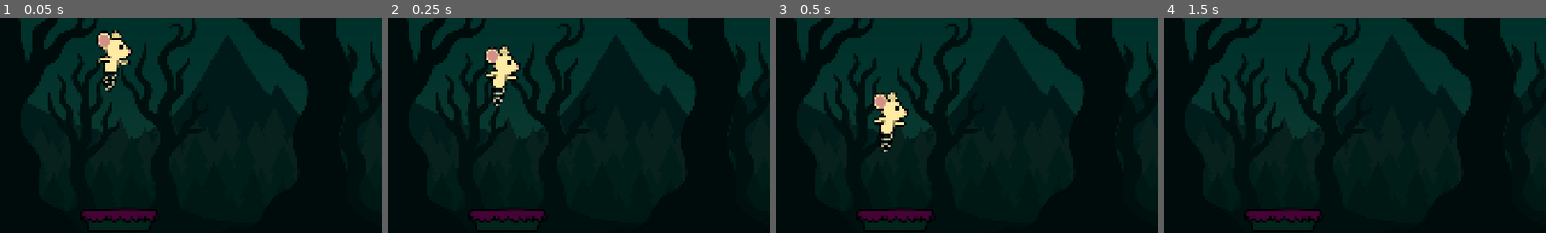
Above: before the commit, frames 1-4 (left to right).
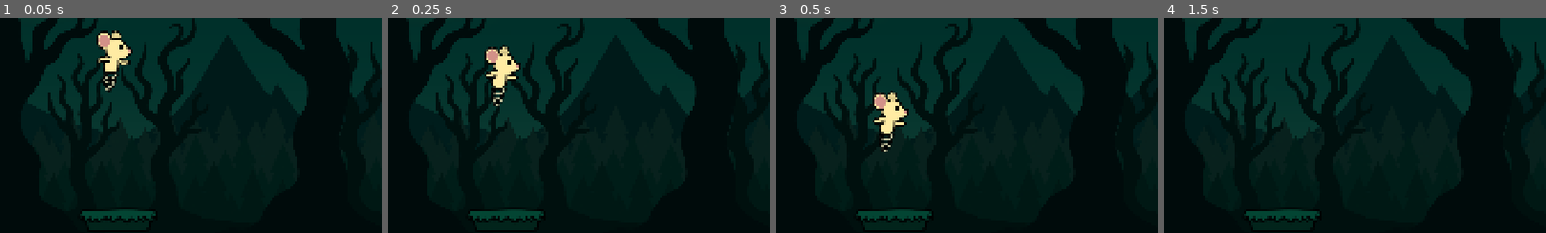
Above: after the commit, the same moments.

Repository: Vladimir-Herdman/software-dev-project-1
Game: Godot game, scene res://Scenes/main_scene.tscn
Two runs of this game, one before a commit and one after it. Both use one fixed random seed, a clock stepped at 60 frames per second and the inputs below.
Inputs:
- Up to frame 1 (0.05 s): no input
- Up to frame 2 (0.25 s): no input
- Up to frame 3 (0.5 s): no input
- Up to frame 4 (1.5 s): hold Right (ui_right) from 0.53 s (still down)
The pictures show only the part of the screen within x 30-80%, y 40-90%; the shares and areas given below are measured in that part.

The runs differ from the first frame. In frame 1, 0.8% of the frame differs, in the area x 21-42%, y 88-97%; in frame 2, 0.8%; in frame 3, 0.8%; in frame 4, 0.8%.

Commit message:
PlatformManager

Diff:
--- /dev/null
+++ b/Scenes/basic_platform.tscn
@@ -0,0 +1,15 @@
+[gd_scene load_steps=3 format=3 uid="uid://bgf2akvq5djcv"]
+
+[ext_resource type="Texture2D" uid="uid://c1i3qu5a7wh0n" path="res://Sprites/Spooky_Platform_2.png" id="1_abi2v"]
+
+[sub_resource type="RectangleShape2D" id="RectangleShape2D_r8ipd"]
+size = Vector2(174, 47)
+
+[node name="Basic_Platform" type="StaticBody2D"]
+
+[node name="SpookyPlatform1" type="Sprite2D" parent="."]
+texture = ExtResource("1_abi2v")
+
+[node name="CollisionShape2D" type="CollisionShape2D" parent="."]
+position = Vector2(-1, 5.5)
+shape = SubResource("RectangleShape2D_r8ipd")
--- /dev/null
+++ b/Scenes/bouncy_platform.tscn
@@ -0,0 +1,16 @@
+[gd_scene load_steps=3 format=3 uid="uid://ojkwx5rcpphm"]
+
+[ext_resource type="Texture2D" uid="uid://i0pp57qxf5ms" path="res://Sprites/Spooky_Platform_1.png" id="1_s80op"]
+
+[sub_resource type="RectangleShape2D" id="RectangleShape2D_r8ipd"]
+size = Vector2(174, 47)
+
+[node name="Basic_Platform" type="StaticBody2D"]
+
+[node name="SpookyPlatform1" type="Sprite2D" parent="."]
+position = Vector2(-1, -35)
+texture = ExtResource("1_s80op")
+
+[node name="CollisionShape2D" type="CollisionShape2D" parent="."]
+position = Vector2(-1, 5.5)
+shape = SubResource("RectangleShape2D_r8ipd")
--- /dev/null
+++ b/Scenes/environment.tscn
@@ -0,0 +1,44 @@
+[gd_scene load_steps=9 format=3 uid="uid://bolfwqgeb84b2"]
+
+[ext_resource type="Texture2D" uid="uid://nqf8d5gt1g8u" path="res://Sprites/Spooky_mountains1.png" id="1_2qofk"]
+[ext_resource type="Texture2D" uid="uid://dbj7ly5gtgtrg" path="res://Sprites/Spooky_mountains2.png" id="2_c24xt"]
+[ext_resource type="Texture2D" uid="uid://cigaf4yf8rxmy" path="res://Sprites/Spooky_pines1.png" id="3_dil0r"]
+[ext_resource type="Texture2D" uid="uid://dio2l3432613j" path="res://Sprites/Spooky_pines2.png" id="4_qyfso"]
+[ext_resource type="Texture2D" uid="uid://dqoe85g4phmqs" path="res://Sprites/Spooky_pines3.png" id="5_a6njs"]
+[ext_resource type="Texture2D" uid="uid://bcs8sa3wjcl82" path="res://Sprites/Spooky_trees1.png" id="6_4p6ii"]
+[ext_resource type="Texture2D" uid="uid://dr8neevu0mq3h" path="res://Sprites/Spooky_trees2.png" id="7_168uk"]
+[ext_resource type="Texture2D" uid="uid://bw3j0qyk54uyy" path="res://Sprites/Spooky_treeTops.png" id="8_w4qwi"]
+
+[node name="Environment" type="Node2D"]
+
+[node name="SpookyMountains1" type="Sprite2D" parent="."]
+position = Vector2(960, 540)
+texture = ExtResource("1_2qofk")
+
+[node name="SpookyMountains2" type="Sprite2D" parent="."]
+position = Vector2(960, 540)
+texture = ExtResource("2_c24xt")
+
+[node name="SpookyPines1" type="Sprite2D" parent="."]
+position = Vector2(960, 540)
+texture = ExtResource("3_dil0r")
+
+[node name="SpookyPines2" type="Sprite2D" parent="."]
+position = Vector2(960, 540)
+texture = ExtResource("4_qyfso")
+
+[node name="SpookyPines3" type="Sprite2D" parent="."]
+position = Vector2(960, 540)
+texture = ExtResource("5_a6njs")
+
+[node name="SpookyTrees1" type="Sprite2D" parent="."]
+position = Vector2(960, 540)
+texture = ExtResource("6_4p6ii")
+
+[node name="SpookyTrees2" type="Sprite2D" parent="."]
+position = Vector2(960, 540)
+texture = ExtResource("7_168uk")
+
+[node name="SpookyTreeTops" type="Sprite2D" parent="."]
+position = Vector2(950, -529)
+texture = ExtResource("8_w4qwi")
--- a/basic_platform.tscn
+++ b/Scenes/falling_platform.tscn
@@ -1,6 +1,6 @@
-[gd_scene load_steps=3 format=3 uid="uid://bgf2akvq5djcv"]
+[gd_scene load_steps=3 format=3 uid="uid://bf570phjl1rnq"]
 
-[ext_resource type="Texture2D" uid="uid://i0pp57qxf5ms" path="res://Sprites/Spooky_Platform_1.png" id="1_g27h8"]
+[ext_resource type="Texture2D" uid="uid://ts4o83flmlvt" path="res://Sprites/Spooky_Platform_3.png" id="1_1j650"]
 
 [sub_resource type="RectangleShape2D" id="RectangleShape2D_r8ipd"]
 size = Vector2(174, 47)
@@ -8,8 +8,8 @@
 [node name="Basic_Platform" type="StaticBody2D"]
 
 [node name="SpookyPlatform1" type="Sprite2D" parent="."]
-position = Vector2(-1, -35)
-texture = ExtResource("1_g27h8")
+position = Vector2(-2, -2)
+texture = ExtResource("1_1j650")
 
 [node name="CollisionShape2D" type="CollisionShape2D" parent="."]
 position = Vector2(-1, 5.5)
--- a/Scenes/main_scene.tscn
+++ b/Scenes/main_scene.tscn
@@ -1,17 +1,12 @@
-[gd_scene load_steps=14 format=3 uid="uid://d1x3q5j07e6wc"]
+[gd_scene load_steps=9 format=3 uid="uid://d1x3q5j07e6wc"]
 
 [ext_resource type="Texture2D" uid="uid://ogxbfy4fjpyb" path="res://Sprites/Spooky_bg.png" id="1_52fb6"]
 [ext_resource type="Texture2D" uid="uid://q13o1o3jbkvg" path="res://Sprites/Spooky_moon.png" id="2_mai8y"]
-[ext_resource type="Texture2D" uid="uid://nqf8d5gt1g8u" path="res://Sprites/Spooky_mountains1.png" id="3_76v2p"]
-[ext_resource type="Texture2D" uid="uid://dbj7ly5gtgtrg" path="res://Sprites/Spooky_mountains2.png" id="4_drdnd"]
-[ext_resource type="Texture2D" uid="uid://cigaf4yf8rxmy" path="res://Sprites/Spooky_pines1.png" id="5_ioaeq"]
-[ext_resource type="Texture2D" uid="uid://dio2l3432613j" path="res://Sprites/Spooky_pines2.png" id="6_7ewk0"]
-[ext_resource type="Texture2D" uid="uid://dqoe85g4phmqs" path="res://Sprites/Spooky_pines3.png" id="7_lhp3t"]
-[ext_resource type="Texture2D" uid="uid://bcs8sa3wjcl82" path="res://Sprites/Spooky_trees1.png" id="8_gnsmo"]
-[ext_resource type="Texture2D" uid="uid://dr8neevu0mq3h" path="res://Sprites/Spooky_trees2.png" id="9_psl12"]
-[ext_resource type="Texture2D" uid="uid://bw3j0qyk54uyy" path="res://Sprites/Spooky_treeTops.png" id="10_2ebs2"]
-[ext_resource type="PackedScene" uid="uid://ddmcubcmtcg5g" path="res://Player.tscn" id="11_76v2p"]
-[ext_resource type="PackedScene" uid="uid://bgf2akvq5djcv" path="res://basic_platform.tscn" id="12_drdnd"]
+[ext_resource type="PackedScene" uid="uid://bolfwqgeb84b2" path="res://Scenes/environment.tscn" id="6_6ev3c"]
+[ext_resource type="Script" uid="uid://di0x808i5hher" path="res://Scripts/PlatformManager.gd" id="7_huasi"]
+[ext_resource type="PackedScene" uid="uid://ojkwx5rcpphm" path="res://Scenes/bouncy_platform.tscn" id="8_m1efj"]
+[ext_resource type="PackedScene" uid="uid://ddmcubcmtcg5g" path="res://Scenes/Player.tscn" id="11_76v2p"]
+[ext_resource type="PackedScene" uid="uid://bgf2akvq5djcv" path="res://Scenes/basic_platform.tscn" id="12_drdnd"]
 [ext_resource type="Script" uid="uid://b4b8vpovts0o6" path="res://Scripts/Player/PlayerConroller.gd" id="12_ioaeq"]
 
 [node name="MainScene" type="Node2D"]
@@ -24,37 +19,7 @@
 position = Vector2(960, 420)
 texture = ExtResource("2_mai8y")
 
-[node name="SpookyMountains1" type="Sprite2D" parent="."]
-position = Vector2(960, 540)
-texture = ExtResource("3_76v2p")
-
-[node name="SpookyMountains2" type="Sprite2D" parent="."]
-position = Vector2(960, 540)
-texture = ExtResource("4_drdnd")
-
-[node name="SpookyPines1" type="Sprite2D" parent="."]
-position = Vector2(960, 540)
-texture = ExtResource("5_ioaeq")
-
-[node name="SpookyPines2" type="Sprite2D" parent="."]
-position = Vector2(960, 540)
-texture = ExtResource("6_7ewk0")
-
-[node name="SpookyPines3" type="Sprite2D" parent="."]
-position = Vector2(960, 540)
-texture = ExtResource("7_lhp3t")
-
-[node name="SpookyTrees1" type="Sprite2D" parent="."]
-position = Vector2(960, 540)
-texture = ExtResource("8_gnsmo")
-
-[node name="SpookyTrees2" type="Sprite2D" parent="."]
-position = Vector2(960, 540)
-texture = ExtResource("9_psl12")
-
-[node name="SpookyTreeTops" type="Sprite2D" parent="."]
-position = Vector2(950, -529)
-texture = ExtResource("10_2ebs2")
+[node name="Environment" parent="." instance=ExtResource("6_6ev3c")]
 
 [node name="Player" parent="." instance=ExtResource("11_76v2p")]
 position = Vector2(860, 540)
@@ -62,3 +27,8 @@
 
 [node name="Basic_Platform" parent="." instance=ExtResource("12_drdnd")]
 position = Vector2(874, 941)
+
+[node name="PlatformManager" type="Node2D" parent="."]
+script = ExtResource("7_huasi")
+basicPlatform = ExtResource("12_drdnd")
+bouncyPlatform = ExtResource("8_m1efj")
--- /dev/null
+++ b/Scenes/moving_platform.tscn
@@ -0,0 +1,16 @@
+[gd_scene load_steps=3 format=3 uid="uid://dqcukp5h1wkr4"]
+
+[ext_resource type="Texture2D" uid="uid://ts4o83flmlvt" path="res://Sprites/Spooky_Platform_3.png" id="1_vvyo4"]
+
+[sub_resource type="RectangleShape2D" id="RectangleShape2D_r8ipd"]
+size = Vector2(174, 47)
+
+[node name="Basic_Platform" type="StaticBody2D"]
+
+[node name="SpookyPlatform1" type="Sprite2D" parent="."]
+position = Vector2(-2, -2)
+texture = ExtResource("1_vvyo4")
+
+[node name="CollisionShape2D" type="CollisionShape2D" parent="."]
+position = Vector2(-1, 5.5)
+shape = SubResource("RectangleShape2D_r8ipd")
--- /dev/null
+++ b/Scripts/PlatformManager.gd
@@ -0,0 +1,24 @@
+extends Node
+
+@export var basicPlatform: PackedScene
+@export var bouncyPlatform: PackedScene
+@export var movingPlatform: PackedScene
+@export var fallingPlatform: PackedScene
+
+func spawnPlatform(platformType: String, position: Vector2) -> void:
+	var platform: Node2D
+
+	match platformType:
+		"basic":
+			platform = basicPlatform.instantiate()
+		"bouncy":
+			platform = bouncyPlatform.instantiate()
+		"moving":
+			platform = movingPlatform.instantiate()
+		"falling":
+			platform = fallingPlatform.instantiate()
+		_:
+			platform = basicPlatform.instantiate()
+
+	platform.position = position
+	owner.add_child(platform)
Renamed: Player.tscn -> Scenes/Player.tscn
Not shown, added: Scripts/PlatformManager.gd.uid
Binary file added: Sprites/Spooky_Platform_2.png
Not shown, added: Sprites/Spooky_Platform_2.png.import
Binary file added: Sprites/Spooky_Platform_3.png
Not shown, added: Sprites/Spooky_Platform_3.png.import
Binary file added: Sprites/Spooky_Platform_4.png
Not shown, added: Sprites/Spooky_Platform_4.png.import
